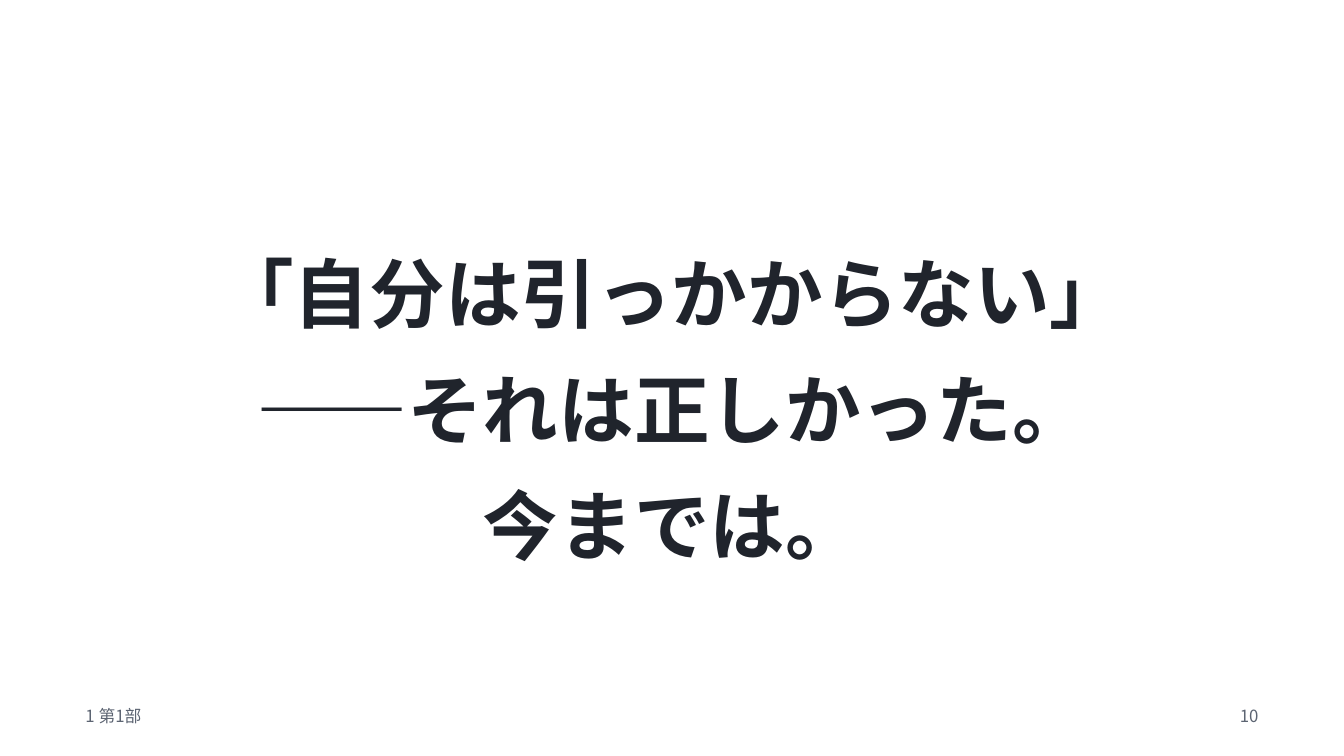
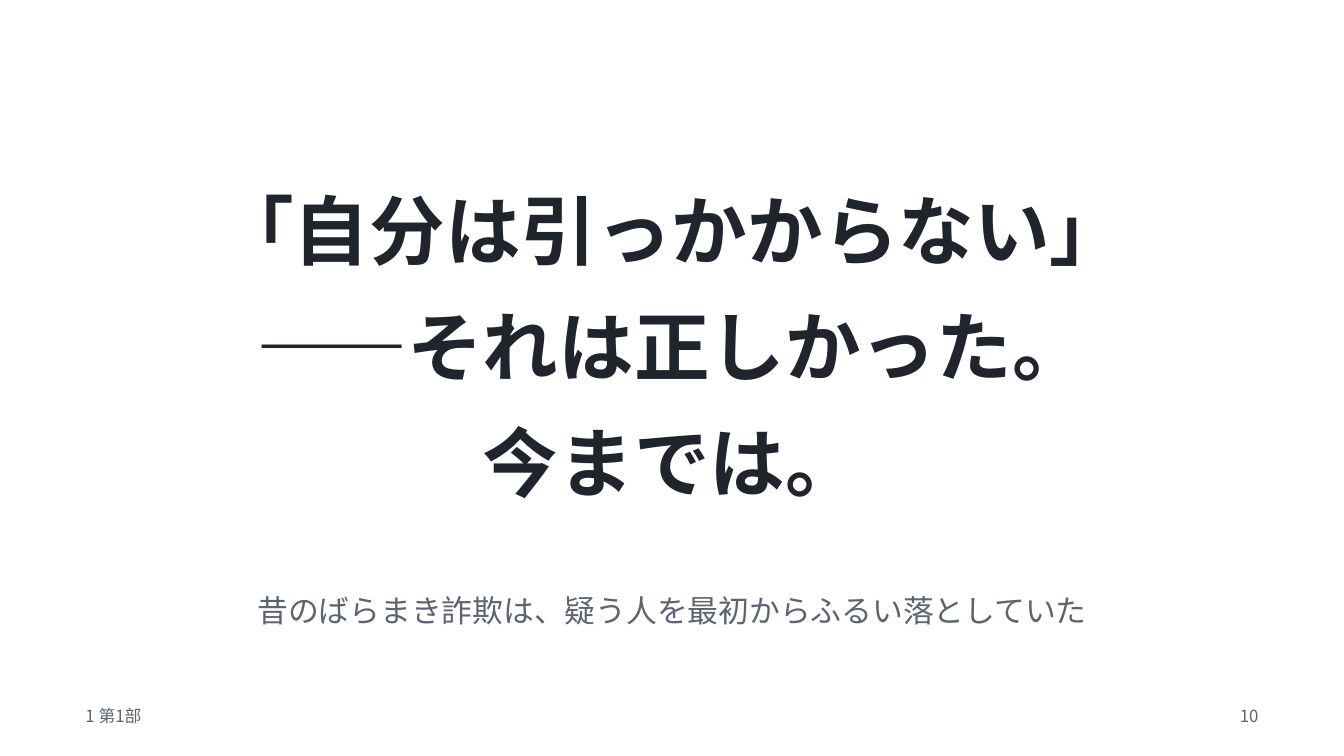
Before and after one commit to meitekku/deepfake-talk-v2, a slide deck: slide 10 of slides/deepfake-talk.pptx. Drawn at 1344x756 pixels with LibreOffice and Linux fonts; fonts in the diff are those of the drawing. Boxes give left, top, right and bottom in pixels: in the first picture for what was removed or moved away, otherwise in the second. Text is boxed around its words. In the diff, an @@ line names an element or a change of style, - is before the commit and + after.

```diff
--- a/slides/deepfake-talk.pptx
+++ b/slides/deepfake-talk.pptx
@@ text "「自分は引っかからない」": place and size @@
-text "「自分は引っかからない」" at box(218, 257, 1125, 561)
+text "「自分は引っかからない」" at box(218, 194, 1125, 498)
@@ text added at box(257, 596, 1086, 625), 22 pt, text #5C6472 @@
+昔のばらまき詐欺は、疑う人を最初からふるい落としていた
```
Also in this commit, not shown: 11 other slides changed, 4 other files.
